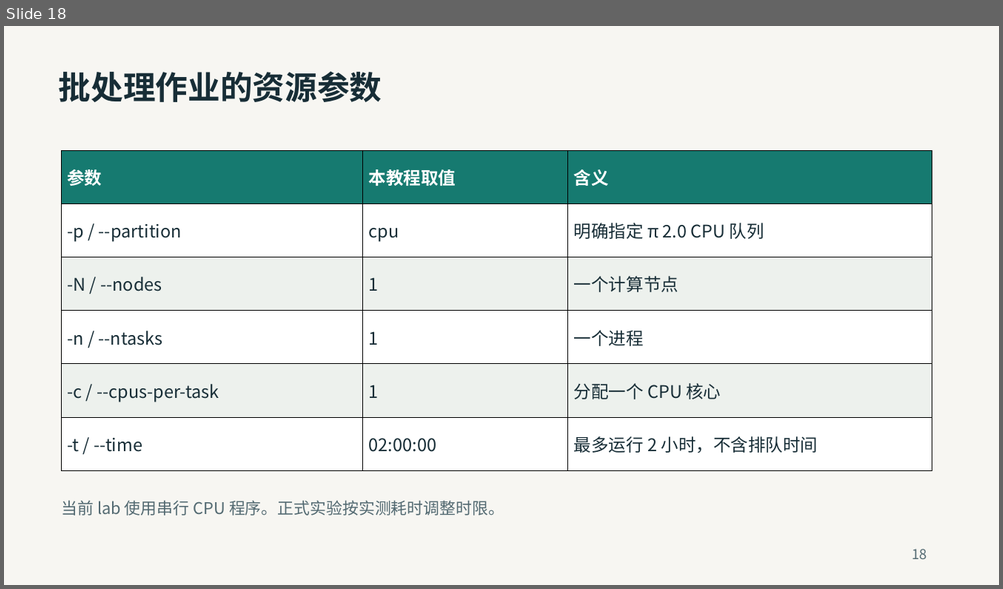
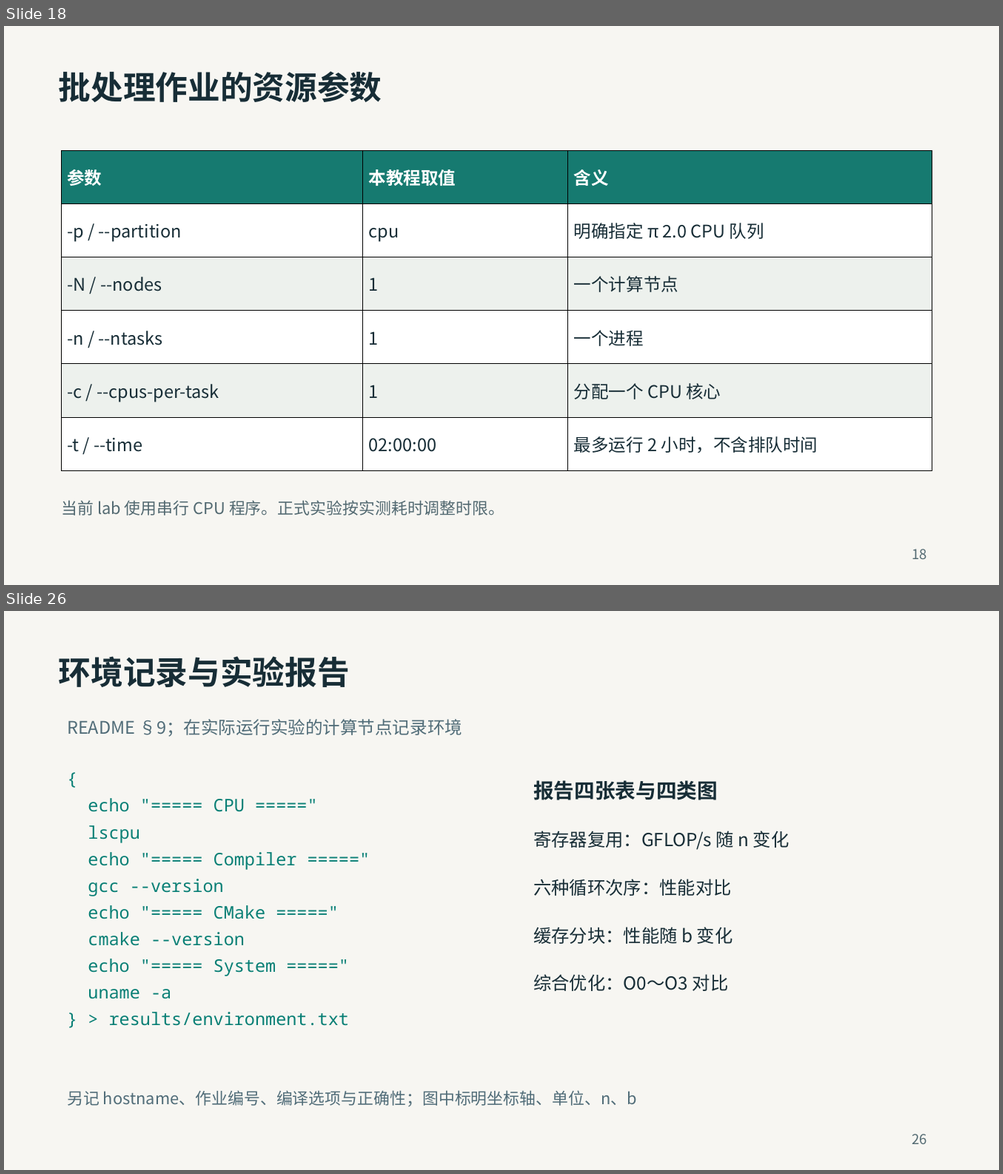
Before and after one commit to 2026-fall-calabs/calabs-2026-fall-starter, a slide deck: docs/交我算平台Lab运行指南-学生版.pptx. Shown one above the other, each under a label of ours: slide 18 before the commit, slides 18 and 26 after it; the slides between them are not shown. The pictures are 1003x589 and 1003x1174 pixels, drawn with LibreOffice and Linux fonts; fonts in the diff are those of the drawing. Boxes give left, top, right and bottom in pixels: in the first picture for what was removed or moved away, otherwise in the second. Text is boxed around its words. In the diff, an @@ line names an element or a change of style, - is before the commit and + after.

Commit message:
Align platform tutorial with formal lab README workflows

```diff
--- a/docs/交我算平台Lab运行指南-学生版.pptx
+++ b/docs/交我算平台Lab运行指南-学生版.pptx
@@ slide 26 added at <box>4,611,999,1170</box>, background #F7F6F2 @@
@@ text added at <box>59,656,350,687</box>, 39 pt, text #172D36, bold @@
+环境记录与实验报告
@@ text added at <box>67,719,462,737</box>, 21 pt, text #506C78 @@
+README §9；在实际运行实验的计算节点记录环境
@@ text added at <box>61,765,496,795</box>, 21 pt, text #087F75 @@
+{
@@ text added at <box>533,780,717,800</box>, 24.8 pt, text #172D36, bold @@
+报告四张表与四类图
@@ text added at <box>88,798,244,812</box>, 21 pt, text #087F75 @@
+echo "===== CPU ====="
@@ text added at <box>88,826,140,843</box>, 21 pt, text #087F75 @@
+lscpu
@@ text added at <box>533,831,789,850</box>, 21.8 pt, text #172D36 @@
+寄存器复用：GFLOP/s 随 n 变化
@@ text added at <box>88,852,297,870</box>, 21 pt, text #087F75 @@
+echo "===== Compiler ====="
@@ text added at <box>88,879,224,897</box>, 21 pt, text #087F75 @@
+gcc --version
@@ text added at <box>533,879,731,896</box>, 21.8 pt, text #172D36 @@
+六种循环次序：性能对比
@@ text added at <box>88,906,266,920</box>, 21 pt, text #087F75 @@
+echo "===== CMake ====="
@@ text added at <box>88,932,244,946</box>, 21 pt, text #087F75 @@
+cmake --version
@@ text added at <box>533,927,733,944</box>, 21.8 pt, text #172D36 @@
+缓存分块：性能随 b 变化
@@ text added at <box>88,959,276,977</box>, 21 pt, text #087F75 @@
+echo "===== System ====="
@@ text added at <box>533,974,728,991</box>, 21.8 pt, text #172D36 @@
+综合优化：O0～O3 对比
@@ text added at <box>88,989,171,999</box>, 21 pt, text #087F75 @@
+uname -a
@@ text added at <box>109,1012,349,1026</box>, 21 pt, text #087F75 @@
+} > results/environment.txt
@@ text added at <box>67,1091,637,1107</box>, 19.5 pt, text #506C78 @@
+另记 hostname、作业编号、编译选项与正确性；图中标明坐标轴、单位、n、b
@@ text added at <box>911,1134,926,1145</box>, 16.5 pt, text #526971 @@
+26
```
Also in this commit, not shown: 10 slides changed, 10 other slides added, 5 slides removed, 1 other file.
